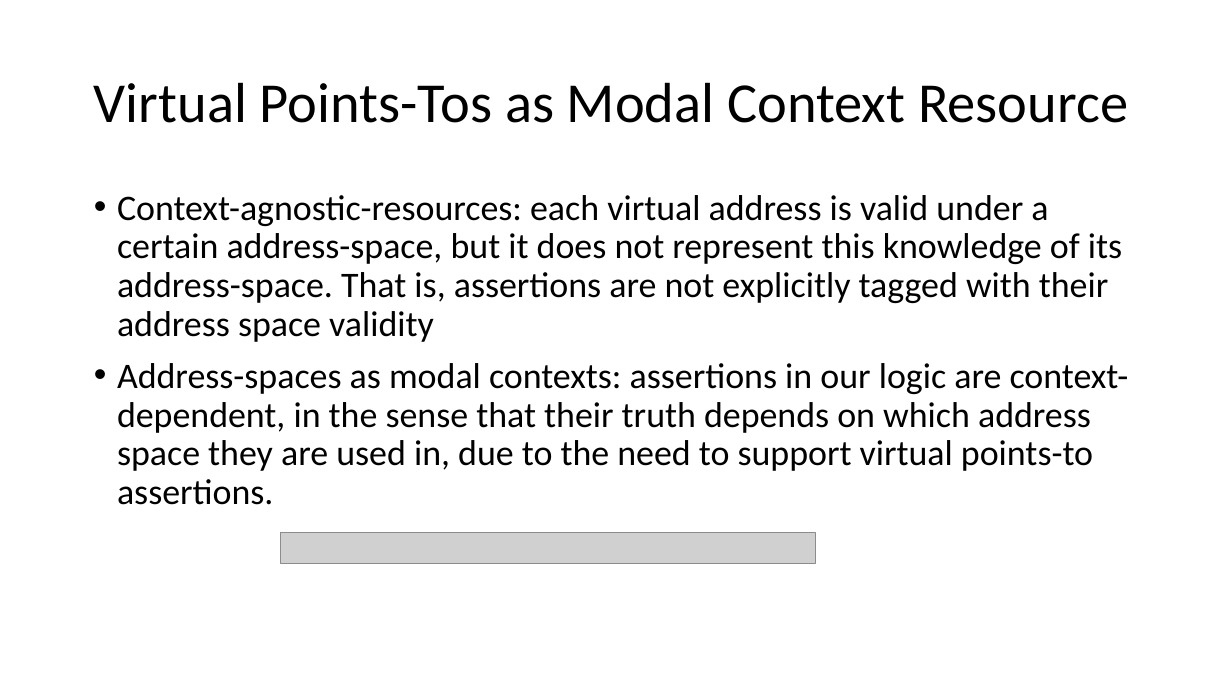
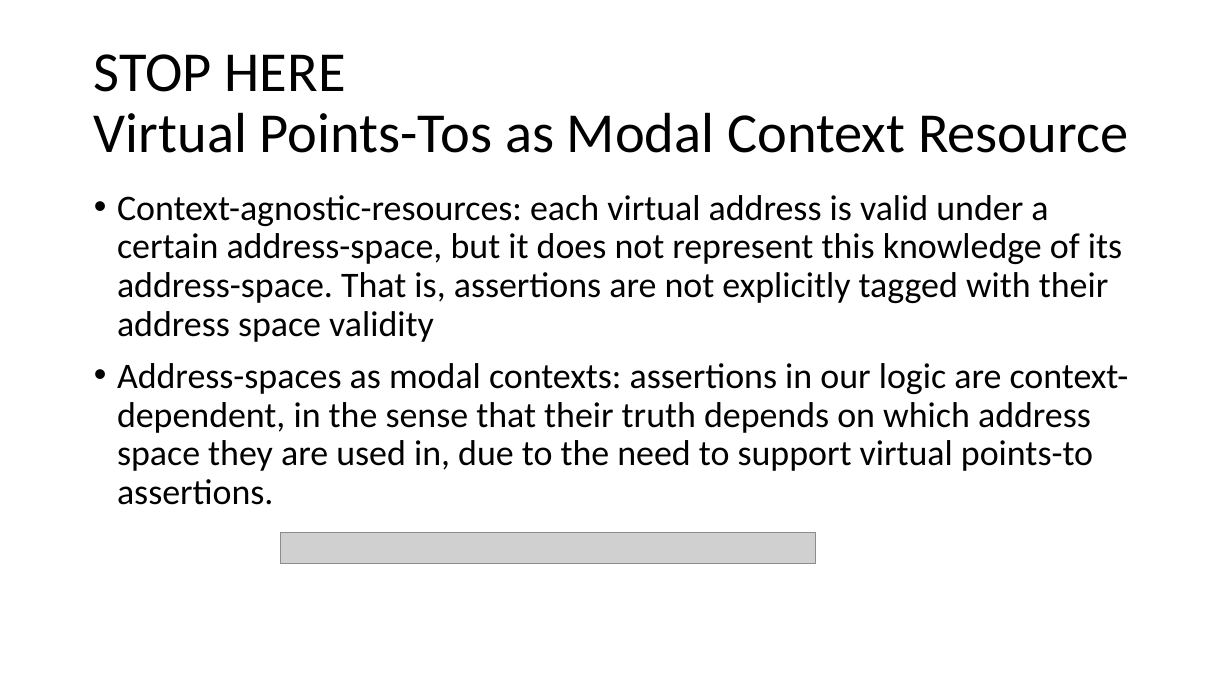
Before and after one commit to Contingent-Systems/vkern_paper, a slide deck: slide 10 of loca_virt_draft.pptx. Drawn at 1232x693 pixels with LibreOffice and Linux fonts; fonts in the diff are those of the drawing; grey boxes stand for pictures. Boxes give left, top, right and bottom in pixels: in the first picture for what was removed or moved away, otherwise in the second. Text is boxed around its words. In the diff, an @@ line names an element or a change of style, - is before the commit and + after.

```diff
--- a/loca_virt_draft.pptx
+++ b/loca_virt_draft.pptx
@@ title at (94,54,1128,153): text changed @@
-Virtual Points-Tos as Modal Context Resource
+STOP HERE
+Virtual Points-Tos as Modal Context Resource
```
Also in this commit, not shown: 1 other slide changed.
